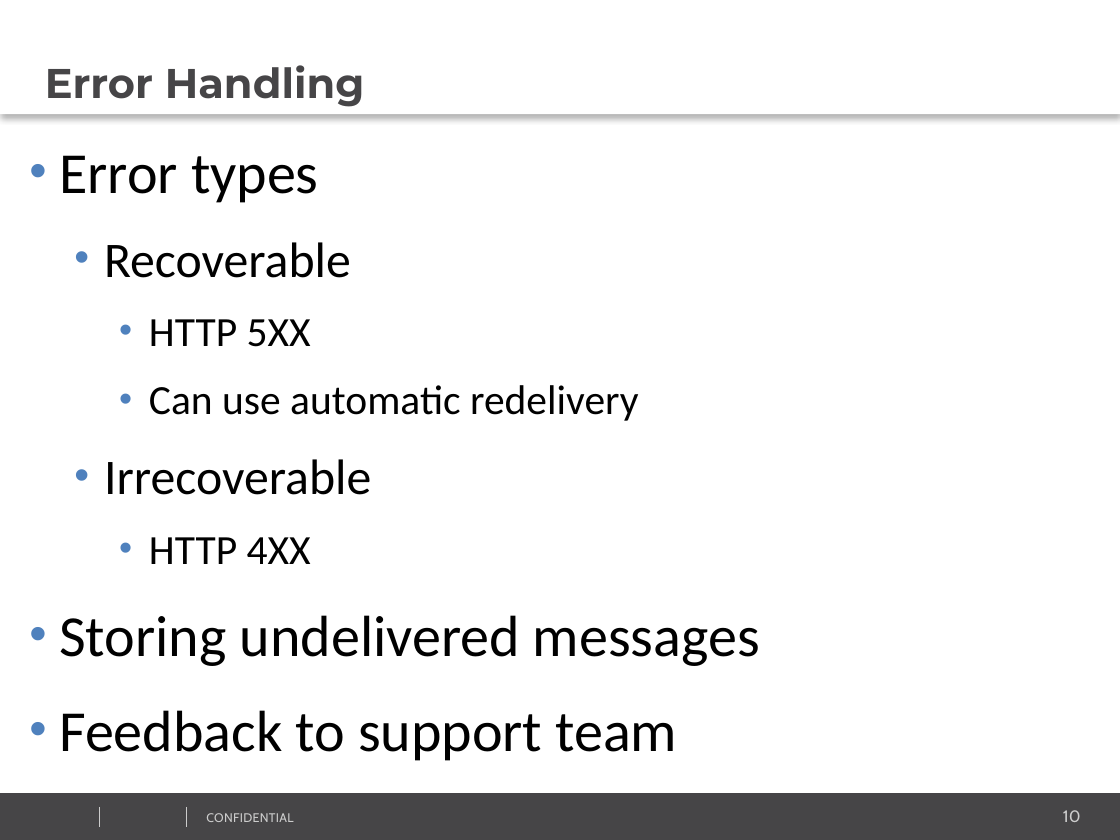
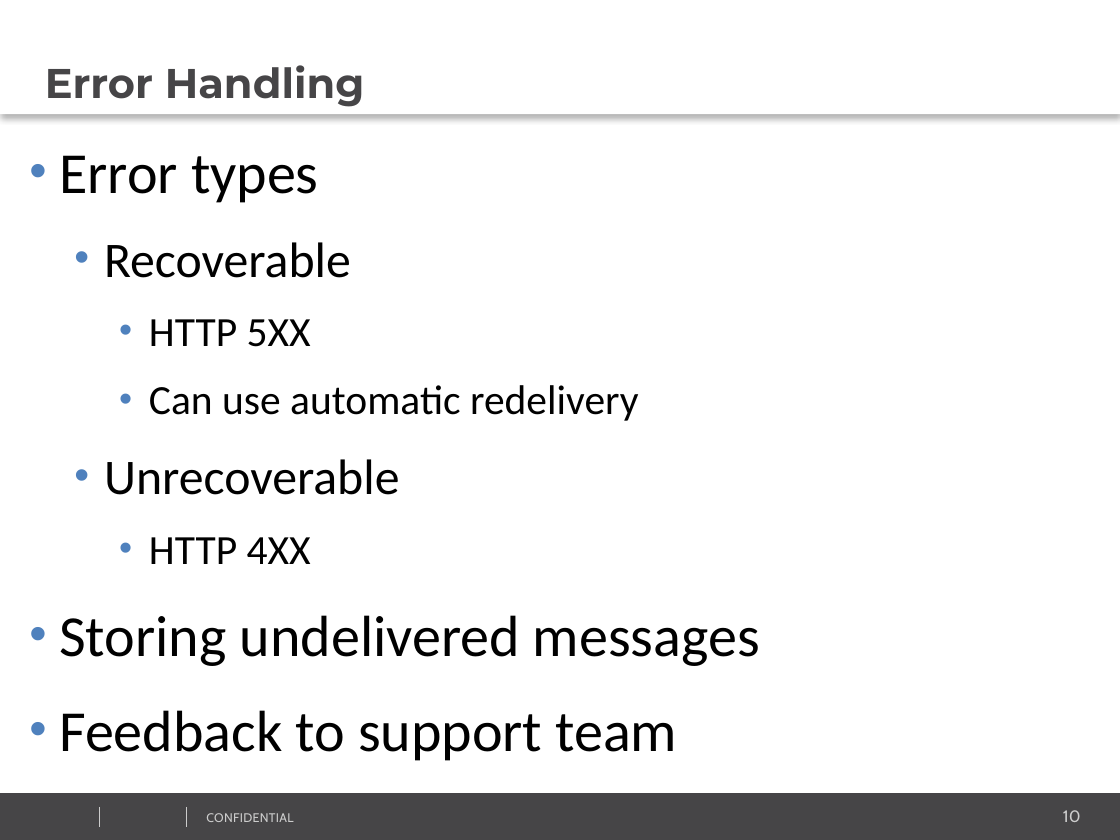
Before and after one commit to vitali-kviatkouski/personal, a slide deck: slide 10 of CamelPresentationITWeek2017.pptx. Drawn at 1120x840 pixels with LibreOffice and Linux fonts; fonts in the diff are those of the drawing; background and template pictures are left out. Boxes give left, top, right and bottom in pixels: in the first picture for what was removed or moved away, otherwise in the second. Text is boxed around its words. In the diff, an @@ line names an element or a change of style, - is before the commit and + after.

Commit message:
Fixing grammar error

```diff
--- a/CamelPresentationITWeek2017.pptx
+++ b/CamelPresentationITWeek2017.pptx
@@ text at bbox=[104, 459, 399, 495]: text changed @@
-  • Irrecoverable
+  • Unrecoverable
```
